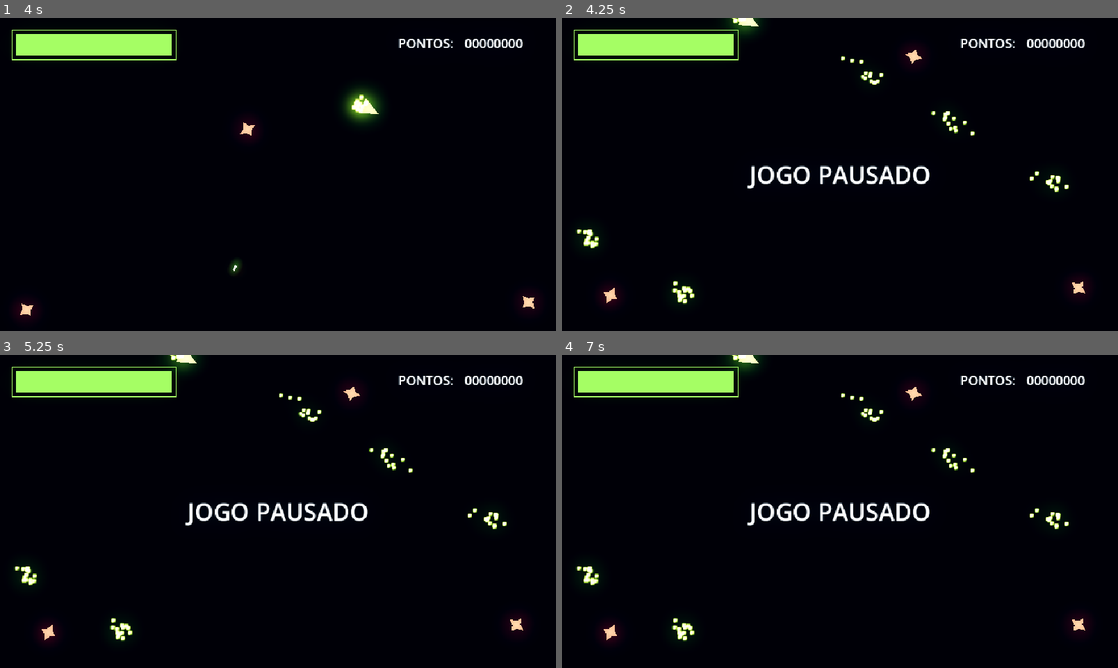
Above: before the commit, frames 1-4 (two rows, left to right).
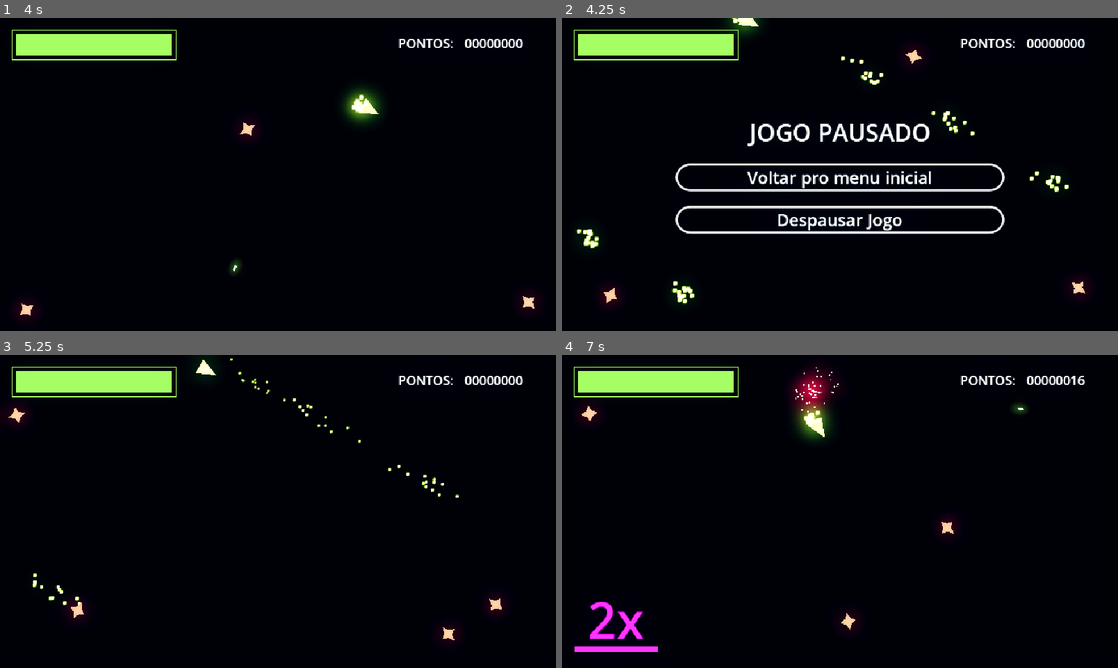
Above: after the commit, the same moments.

Repository: LucasCruz1377/polygons_shoot
Game: Godot game, scene res://Battle_area.tscn
Same seed, same stepped clock (60 frames per second), same inputs: the game is played once before the commit and once after it.
Inputs (mouse positions are in pixels of both pictures, inside the frame that each line leads up to):
- Up to frame 1 (4 s): tap Enter at 0.5 s; move the mouse to (400, 158) at 0.52 s; hold D (right) 0.53-1.28 s; tap V (ctrlflip) at 0.6, 2.1, 3.6 s; tap Keypad Enter (ui_accept) at 0.77, 1.25, 1.52, 3.02, 3.77 s; move the mouse to (166, 190) at 1.27 s; hold S (brake) 1.28-2.03 s; click (166, 190) at 1.35 s; move the mouse to (333, 105) at 2.02 s; hold D (right) 2.03-2.78 s; move the mouse to (250, 237) at 2.77 s; hold W (accelerate) 2.78-3.53 s; click (250, 237) at 2.85 s; move the mouse to (444, 221) at 3.52 s; hold A (left) from 3.53 s (still down)
- Up to frame 2 (4.25 s): keep holding A (left); tap Escape (pausar) at 4.15 s
- Up to frame 3 (5.25 s): release A (left) at 4.25 s; click (278, 514) at 4.25 s, where only the run after the commit has a clickable "Voltar pro menu inicial"; click (278, 555) at 5 s, where only the run after the commit has a clickable "Despausar Jogo"
- Up to frame 4 (7 s): move the mouse to (673, 464) at 5.77 s; hold A (left) 5.78-6.53 s; click (673, 464) at 5.85 s; tap Keypad Enter (ui_accept) at 6.02 s; move the mouse to (867, 511) at 6.52 s; hold S (brake) from 6.53 s (still down); tap V (ctrlflip) at 6.6 s

Frame 1 is identical in both runs. In frame 2, 4.7% of the frame differs, in the area x 20-80%, y 33-70%; in frame 3, 3.1%; in frame 4, 4.9%, in the area x 2-95%, y 0-95%.

Commit message:
adicionado botoes no menu de gameover e de pausa

Diff:
--- a/Battle_area.tscn
+++ b/Battle_area.tscn
@@ -6,6 +6,7 @@
 [ext_resource type="PackedScene" uid="uid://cawlfryapqjyx" path="res://barra_vida.tscn" id="3_fu4hl"]
 [ext_resource type="Script" uid="uid://dypv3egvdvjrh" path="res://gui.gd" id="3_x1tvr"]
 [ext_resource type="PackedScene" uid="uid://lrrmsf7mxpy7" path="res://barra_combo.tscn" id="4_qdh06"]
+[ext_resource type="PackedScene" uid="uid://bs0wfso1c5o1a" path="res://botaomenu.tscn" id="7_rruo3"]
 
 [sub_resource type="Environment" id="Environment_fu4hl"]
 background_mode = 3
@@ -40,6 +41,7 @@
 scale = Vector2(1.7456002, -14.767745)
 stream = ExtResource("2_yn37e")
 volume_db = 1.0
+autoplay = true
 
 [node name="WorldEnvironment" type="WorldEnvironment" parent="." unique_id=2036701793]
 environment = SubResource("Environment_fu4hl")
@@ -121,18 +123,25 @@
 offset_bottom = 58.5
 grow_horizontal = 2
 grow_vertical = 2
+theme_override_constants/separation = 25
 alignment = 1
 
 [node name="Tentatdenovotext" type="Label" parent="GUI/caixa gameover" unique_id=164379993]
 layout_mode = 2
 theme_override_colors/font_color = Color(1, 1, 1, 1)
 theme_override_font_sizes/font_size = 41
-text = "PARA TENTAR NOVAMENTE PRESSIONE R "
+text = "VOCÊ MORREU"
 horizontal_alignment = 1
 autowrap_mode = 2
 
+[node name="Tentar de novo" parent="GUI/caixa gameover" unique_id=2034343078 instance=ExtResource("7_rruo3")]
+layout_mode = 2
+text = "Tentar novamente"
+
+[node name="Voltarmenu2" parent="GUI/caixa gameover" unique_id=787826253 instance=ExtResource("7_rruo3")]
+layout_mode = 2
+
 [node name="caixa pause" type="VBoxContainer" parent="GUI" unique_id=496644049]
-visible = false
 anchors_preset = 8
 anchor_left = 0.5
 anchor_top = 0.5
@@ -144,6 +153,7 @@
 offset_bottom = 58.5
 grow_horizontal = 2
 grow_vertical = 2
+theme_override_constants/separation = 25
 alignment = 1
 
 [node name="jogopausado" type="Label" parent="GUI/caixa pause" unique_id=213460373]
@@ -153,3 +163,13 @@
 text = "JOGO PAUSADO"
 horizontal_alignment = 1
 autowrap_mode = 2
+
+[node name="voltarmenu" parent="GUI/caixa pause" unique_id=497244504 instance=ExtResource("7_rruo3")]
+layout_mode = 2
+
+[node name="despause" parent="GUI/caixa pause" unique_id=1820316957 instance=ExtResource("7_rruo3")]
+layout_mode = 2
+text = "Despausar Jogo"
+
+[connection signal="pressed" from="GUI/caixa gameover/Tentar de novo" to="GUI" method="_on_tentar_de_novo_pressed"]
+[connection signal="pressed" from="GUI/caixa pause/despause" to="GUI" method="_on_despause_pressed"]
--- /dev/null
+++ b/botaomenu.tscn
@@ -0,0 +1,26 @@
+[gd_scene format=3 uid="uid://bs0wfso1c5o1a"]
+
+[ext_resource type="StyleBox" uid="uid://csm4drqks8gea" path="res://botaooutlineglow.tres" id="1_n7h0m"]
+
+[sub_resource type="StyleBoxFlat" id="StyleBoxFlat_p5xam"]
+bg_color = Color(0.6, 0.6, 0.6, 0)
+border_width_left = 4
+border_width_top = 4
+border_width_right = 4
+border_width_bottom = 4
+border_color = Color(1, 0.9747176, 0, 1)
+corner_radius_top_left = 30
+corner_radius_top_right = 30
+corner_radius_bottom_right = 30
+corner_radius_bottom_left = 30
+
+[node name="Button" type="Button" unique_id=2034343078]
+theme_override_colors/font_color = Color(1, 1, 1, 1)
+theme_override_colors/font_focus_color = Color(1, 1, 1, 1)
+theme_override_colors/font_pressed_color = Color(1, 1, 1, 1)
+theme_override_colors/font_hover_color = Color(1, 1, 1, 1)
+theme_override_font_sizes/font_size = 29
+theme_override_styles/normal = ExtResource("1_n7h0m")
+theme_override_styles/pressed = SubResource("StyleBoxFlat_p5xam")
+theme_override_styles/hover = ExtResource("1_n7h0m")
+text = "Voltar pro menu inicial"
--- /dev/null
+++ b/botaooutlineglow.tres
@@ -0,0 +1,12 @@
+[gd_resource type="StyleBoxFlat" format=3 uid="uid://csm4drqks8gea"]
+
+[resource]
+bg_color = Color(0.6, 0.6, 0.6, 0)
+border_width_left = 4
+border_width_top = 4
+border_width_right = 4
+border_width_bottom = 4
+corner_radius_top_left = 30
+corner_radius_top_right = 30
+corner_radius_bottom_right = 30
+corner_radius_bottom_left = 30
--- a/gui.gd
+++ b/gui.gd
@@ -14,3 +14,14 @@
 		Global.Pontos = 0
 		Global.Combo = 0
 		get_tree().reload_current_scene()
+
+
+func _on_tentar_de_novo_pressed() -> void:
+		get_tree().paused = false
+		Global.Pontos = 0
+		Global.Combo = 0
+		get_tree().reload_current_scene()
+
+
+func _on_despause_pressed() -> void:
+	get_tree().paused = false
